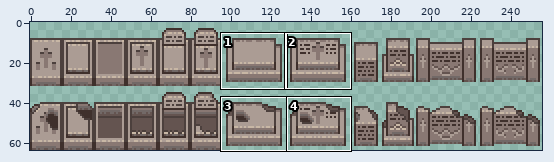
Pixel-art file, stored at res/textures/graves.aseprite. Above: a wide view before the commit, with the close-up outlined.
Close-up. Before the commit:
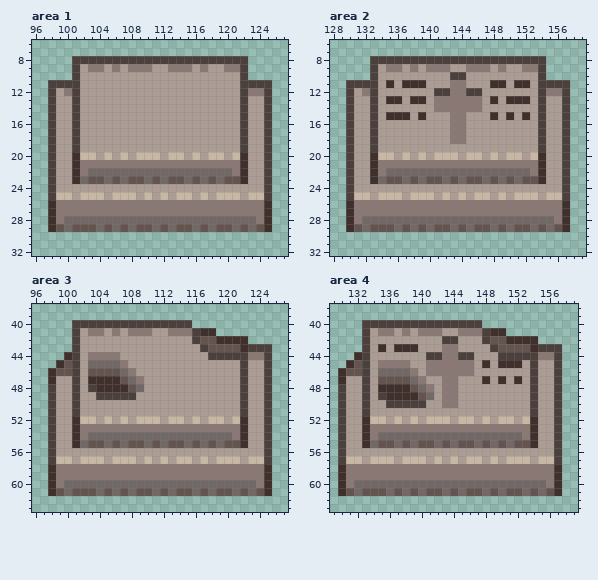
256x64 pixels, 1 frame. Shown: area 1: x 96..127, y 6..32; area 2: x 128..159, y 6..32; area 3: x 96..127, y 38..63; area 4: x 129..159, y 38..63. The commit also changed other parts of the picture, which this record leaves out.
And afterwards:
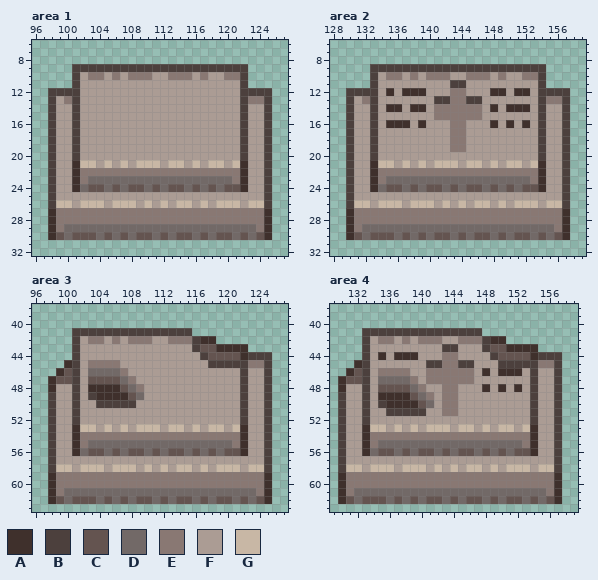
Palette (. is transparent): A #3f302c  B #4c403d  C #645450  D #726967  E #897873  F #ab9c94  G #c8b7a5
From old to new:
Changed rows in their new state; - is an unchanged pixel.
Area 1:
first column x 98:
 8 ---......................---
 9 ----BBBBBBBBBBBBBBBBBBBB----
10 -----EE-E-EEE--EEE-E--EE----
11 ...----------------------...
12 -BB----------------------BB-
13 --E----------------------EE-
first column x 98:
20 ---BFF-F-F-FFF-FF-F-FF-FB---
21 ----GGFGFGFGGGFGGFGFGGFG----
22 -----EEEEEEEEEEEEEEEEEE-----
23 ----EDD-D-DD-D-DD-D-D-DE----
24 ---ADCCDCDCCDCDCCDCDCDCCA---
25 -FF-FFF-FFF-F-F-FF-F-FFF-FF-
26 BGGFGGGFGGGFGFGFGGFGFGGGFGGB
28 --EEEEEEEEEEEEEEEEEEEEEEEE--
29 -E-DDD-D-D-DD-D-DD-D-DD-D-E-
30 ACDCCCDCDCDCCDCDCCDCDCCDCDCA
Area 2:
first column x 130:
 8 ---......................---
 9 ----BBBBBBBBBBBBBBBBBBBB----
10 -----EE-E-EEEFFEEE-E--EE----
11 ...--F-FFF---BB---FF-FF--...
12 -BB--A-AAA-FF--FF-AA-AA--BB-
13 --E--FF-FF-BB--BB-F-FFF--EE-
14 -----AA-AA--------A-AAA-----
15 -----FFF-F-EE--EE-F-F-F-----
16 -----AAA-A--------A-A-A-----
19 -------------EE-------------
20 ---BFF-F-F-FFF-FF-F-FF-FB---
21 ----GGFGFGFGGGFGGFGFGGFG----
22 -----EEEEEEEEEEEEEEEEEE-----
23 ----EDD-D-DD-D-DD-D-D-DE----
24 ---ADCCDCDCCDCDCCDCDCDCCA---
25 -FF-FFF-FFF-F-F-FF-F-FFF-FF-
26 BGGFGGGFGGGFGFGFGGFGFGGGFGGB
28 --EEEEEEEEEEEEEEEEEEEEEEEE--
29 -E-DDD-D-D-DD-D-DD-D-DD-D-E-
30 ACDCCCDCDCDCCDCDCCDCDCCDCDCA
Area 3:
first column x 98:
40 ---...............----------
41 ----BBBBBBBBBBBBBB...-------
42 -----EE-E-EEE--EEE-AA....---
43 ------------------BC-AAA-...
44 --.--FFFF----------BCCCCABB-
45 -.A--EEEEF----------BBBB-EE-
46 .A---DDDDEF-----------------
47 -CC--CCCCDEF----------------
48 A----A---CDE----------------
49 -----BAAAACD----------------
50 ------BBBBB-----------------
52 ---BFF-F-F-FFF-FF-F-FF-FB---
53 ----GGFGFGFGGGFGGFGFGGFG----
54 -----EEEEEEEEEEEEEEEEEE-----
55 ----EDD-D-DD-D-DD-D-D-DE----
56 ---ADCCDCDCCDCDCCDCDCDCCA---
57 -FF-FFF-FFF-F-F-FF-F-FFF-FF-
58 BGGFGGGFGGGFGFGFGGFGFGGGFGGB
60 --EEEEEEEEEEEEEEEEEEEEEEEE--
61 -E-DDD-D-D-DD-D-DD-D-DD-D-E-
62 ACDCCCDCDCDCCDCDCCDCDCCDCDCA
Area 4:
first column x 130:
40 ---...............----------
41 ----BBBBBBBBBBBBBB...-------
42 -----EE-E-EEEFFEEE-AA....---
43 -----F-FFF---BB---BC-AAA-...
44 --.--A-AAA-FF--FF--BCCCCABB-
45 -.A--FFFF--BB--BB-F-BBBB-EE-
46 .A---EEEEF--------A-AAA-----
47 -CC--DDDDEFEE--EE-F-F-F-----
48 A----CCCCDEF------A-A-A-----
49 -----A---CDE----------------
50 -----BAAAACD----------------
51 ------BBBBB--EE-------------
52 ---BFF-F-F-FFF-FF-F-FF-FB---
53 ----GGFGFGFGGGFGGFGFGGFG----
54 -----EEEEEEEEEEEEEEEEEE-----
55 ----EDD-D-DD-D-DD-D-D-DE----
56 ---ADCCDCDCCDCDCCDCDCDCCA---
57 -FF-FFF-FFF-F-F-FF-F-FFF-FF-
58 BGGFGGGFGGGFGFGFGGFGFGGGFGGB
60 --EEEEEEEEEEEEEEEEEEEEEEEE--
61 -E-DDD-D-D-DD-D-DD-D-DD-D-E-
62 ACDCCCDCDCDCCDCDCCDCDCCDCDCA
Where, in picture pixels (left, top, right, bottom), the same in both close-ups:
changed: (48, 56, 272, 104)
changed: (48, 152, 272, 240)
changed: (346, 56, 570, 240)
changed: (48, 320, 272, 504)
changed: (338, 320, 562, 504)
